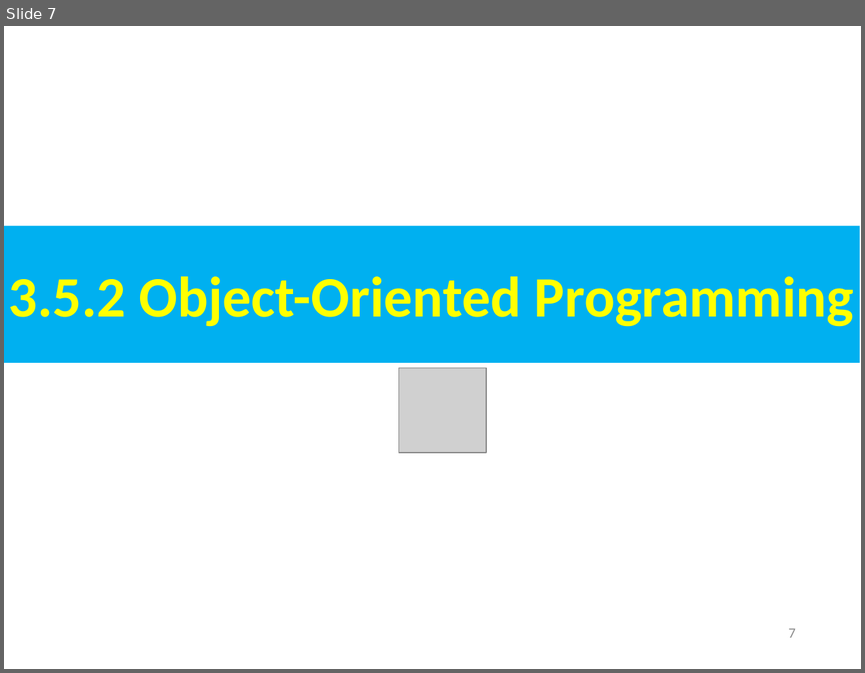
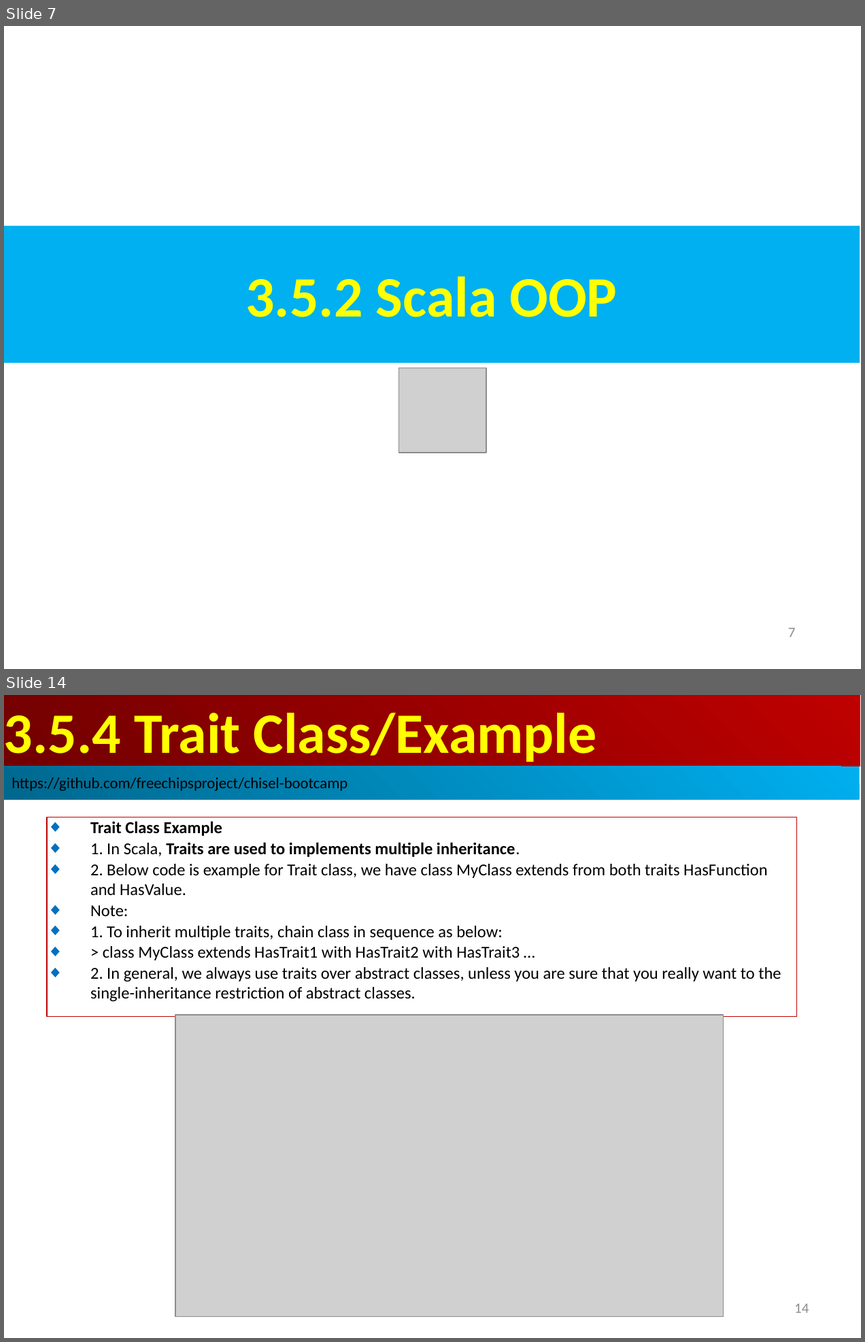
Before and after one commit to peterhchen/AIU_CS800_Chisel, a slide deck: 300_UCB_BC/003.5_OOP/000_Video/003.5_OOP.ppt. Shown one above the other, each under a label of ours: slide 7 before the commit, slides 7 and 14 after it; the slides between them are not shown. The pictures are 865x673 and 865x1342 pixels, drawn with LibreOffice and Linux fonts; fonts in the diff are those of the drawing; grey boxes stand for pictures. Boxes give left, top, right and bottom in pixels: in the first picture for what was removed or moved away, otherwise in the second. Text is boxed around its words. In the diff, an @@ line names an element or a change of style, - is before the commit and + after.

```diff
--- a/300_UCB_BC/003.5_OOP/000_Video/003.5_OOP.ppt
+++ b/300_UCB_BC/003.5_OOP/000_Video/003.5_OOP.ppt
@@ slide 14 added at (x1=4, y1=695, x2=861, y2=1338), background #FFFFFF @@
@@ rectangle added at (x1=4, y1=695, x2=860, y2=766), fill gradient #BF0000 to #710000, 48 pt, text #FFFF00, bold @@
+3.5.4 Trait Class/Example
@@ rectangle added at (x1=4, y1=766, x2=859, y2=800), fill gradient #00AFEF to #00688E, 13 pt, text #000000 @@
+https://github.com/freechipsproject/chisel-bootcamp
@@ rectangle added at (x1=47, y1=817, x2=797, y2=1016), outline #C00000 0.74 pt, 14 pt, text #000000 @@
+◆ Trait Class Example
+◆ 1. In Scala, Traits are used to implements multiple inheritance.
+◆ 2. Below code is example for Trait class, we have class MyClass extends from both traits HasFunction and HasValue.
+◆ Note:
+◆ 1. To inherit multiple traits, chain class in sequence as below:
+◆ > class MyClass extends HasTrait1 with HasTrait2 with HasTrait3 …
+◆ 2. In general, we always use traits over abstract classes, unless you are sure that you really want to the single-inheritance restriction of abstract classes.
@@ picture added at (x1=175, y1=1015, x2=723, y2=1317) @@
@@ page number added at (x1=794, y1=1303, x2=808, y2=1312), 12 pt, text #8B8B8B @@
+14
@@ slide 7 changed as well @@
@@ text in rectangle at (x1=245, y1=276, x2=617, y2=317): text changed @@
-3.5.2 Object-Oriented Programming
+3.5.2 Scala OOP
```
Also in this commit, not shown: 2 other slides changed, 27 other slides added.
